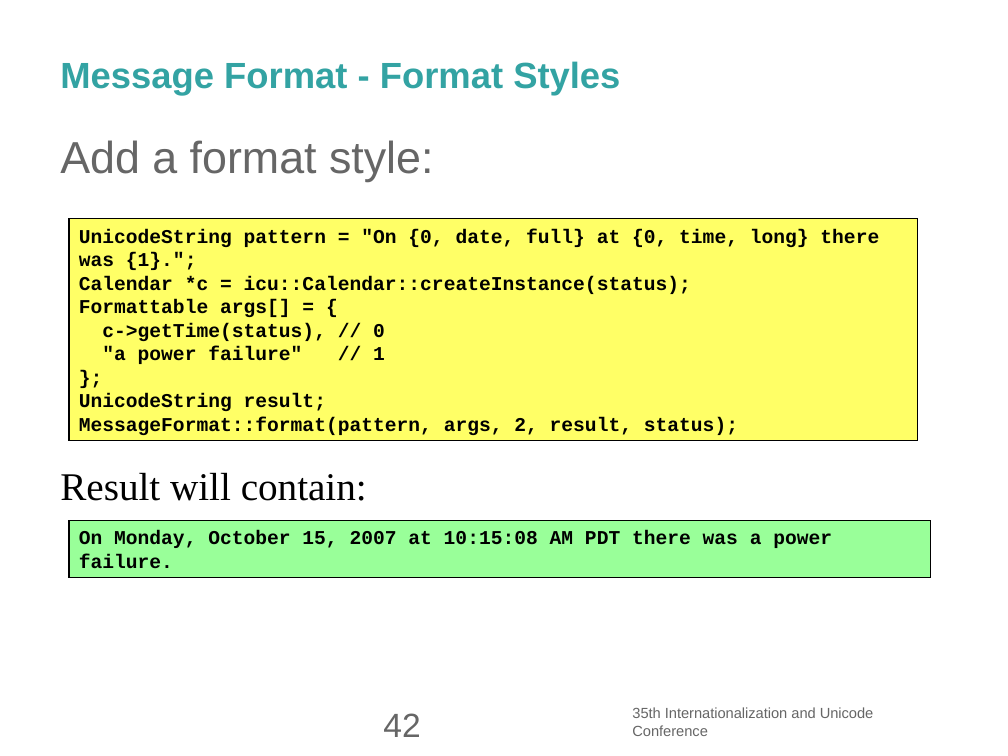
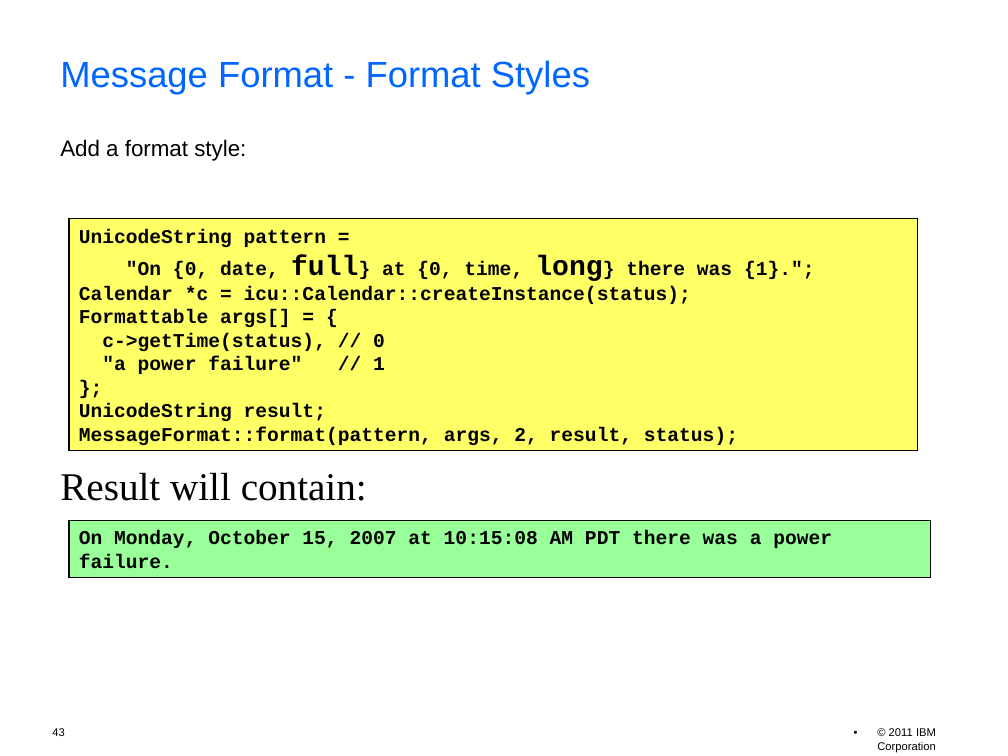
Before and after one commit to unicode-org/icu-docs, a slide deck: slide 43 of docs/pres/icu_workshop.odp (slide 42 before the commit). Drawn at 1008x756 pixels with LibreOffice and Linux fonts; fonts in the diff are those of the drawing; background and template pictures are left out. Boxes give left, top, right and bottom in pixels: in the first picture for what was removed or moved away, otherwise in the second. Text is boxed around its words. In the diff, an @@ line names an element or a change of style, - is before the commit and + after.

```diff
--- a/docs/pres/icu_workshop.odp
+++ b/docs/pres/icu_workshop.odp
@@ title "Message Format - Format Styles" at (60, 60, 590, 95): text colour #33A3A3 to #0066FF, bold off; line spacing 1 to 0.9 @@
@@ text "Add a format style:" at (60, 139, 246, 161): size 32 to 16 pt, text colour #666666 to #000000 @@
@@ rectangle "UnicodeString pattern =": place and size @@
-rectangle "UnicodeString pattern =" at (69, 219, 917, 440)
+rectangle "UnicodeString pattern =" at (69, 219, 917, 451)
@@ text in rectangle at (79, 229, 815, 281): text changed @@
-UnicodeString pattern = "On {0, date, full} at {0, time, long} there was {1}.";
+UnicodeString pattern =
+"On {0, date, full} at {0, time, long} there was {1}.";
@@ page number removed at (383, 713, 420, 737) @@
-42
@@ text removed at (632, 707, 874, 736) @@
-35th Internationalization and Unicode Conference
@@ page number added at (52, 728, 64, 736), 8 pt, text #000000 @@
+43
@@ text added at (877, 728, 936, 752), 8 pt, text #000000 @@
+• © 2011 IBM Corporation
```
Also in this commit, not shown: 58 other slides changed, 3 slides added, 1 slide removed, 3 other files.
